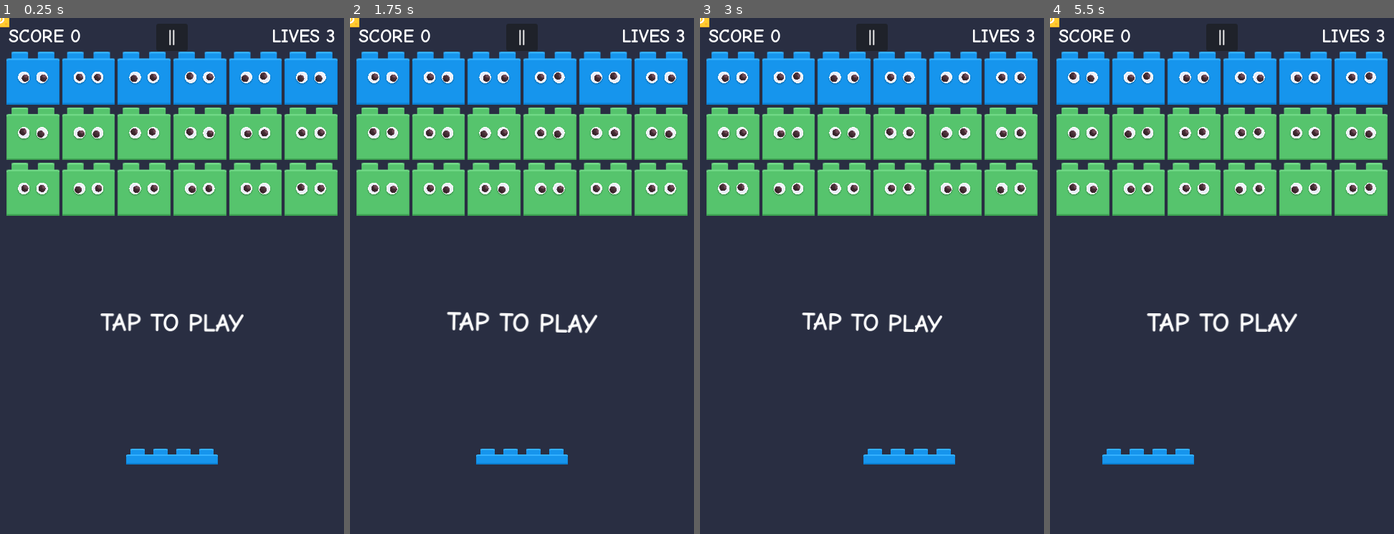
Above: before the commit, frames 1-4 (left to right).
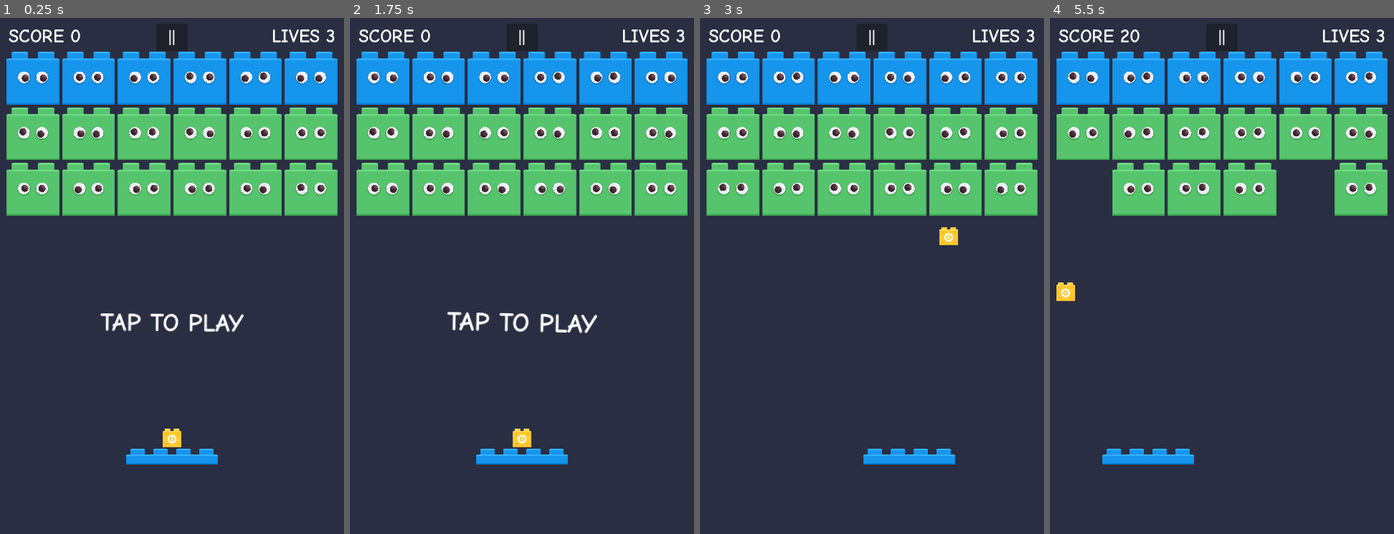
Above: after the commit, the same moments.

Repository: ZacharyEllison/games
Game: Godot game, scene res://scenes/main.tscn
The game is run twice, just before and just after one commit, with the same random seed, the same clock (stepped at 60 frames per second) and the same inputs.
Inputs (mouse positions are in pixels of both pictures, inside the frame that each line leads up to):
- Up to frame 1 (0.25 s): no input
- Up to frame 2 (1.75 s): click "||" at 0.5 s; click "Restart from Beginning" at 1.25 s
- Up to frame 3 (3 s): tap Enter at 2, 2.75 s; move the mouse to (947, 250) at 2.02 s; hold Right (move_right) 2.03-2.78 s; click (947, 250) at 2.1 s; move the mouse to (803, 301) at 2.77 s; hold Left (move_left) from 2.78 s (still down); click (803, 301) at 2.85 s
- Up to frame 4 (5.5 s): tap Enter at 3.5, 4.25, 5 s; move the mouse to (1256, 162) at 3.52 s; release Left (move_left) at 3.53 s; hold Right (move_right) 3.53-5.03 s; click (1256, 162) at 3.6 s; move the mouse to (1204, 379) at 4.27 s; click (1204, 379) at 4.35 s; move the mouse to (1325, 353) at 5.02 s; hold Left (move_left) from 5.03 s (still down); click (1325, 353) at 5.1 s

The runs differ from the first frame. In frame 1, 0.2% of the frame differs, in the area x 0-53%, y 0-84%; in frame 2, 0.3%; in frame 3, 0.8%; in frame 4, 4.0%, in the area x 0-82%, y 0-61%.
Error before the commit: Parse Error: Cannot infer the type of "paddle_bottom" variable because the value doesn't have a set type. (res://scenes/ball.gd:71)

Commit message:
fix(brickbreaker): use playfield wall colliders for edge bounces
Replace scripted inset wall clamping with StaticBody2D walls aligned to
the viewport so the ball bounces on the real screen edges.

Diff:
--- a/brickbreaker/scenes/ball.gd
+++ b/brickbreaker/scenes/ball.gd
@@ -58,17 +58,18 @@
 		if collider:
 			if collider.is_in_group("paddle"):
 				_handle_paddle_hit(collider, normal, approach_dir)
-			else:
+			elif collider.is_in_group("walls"):
 				direction = direction.bounce(normal).normalized()
-				if collider.has_method("on_hit"):
-					collider.on_hit()
-					_on_brick_contact()
-	_handle_walls()
+			elif collider.has_method("on_hit"):
+				direction = direction.bounce(normal).normalized()
+				collider.on_hit()
+				_on_brick_contact()
+	_check_bottom_out()
 
 func _handle_paddle_hit(collider: Node, _normal: Vector2, approach_dir: Vector2) -> void:
 	var half_h: float = collider.half_height() if collider.has_method("half_height") else 11.0
 	# Only when the ball has slipped under the paddle (not side or top hits).
-	var paddle_bottom := collider.global_position.y + half_h
+	var paddle_bottom: float = collider.global_position.y + half_h
 	var is_catch: bool = (
 		approach_dir.y > 0.0
 		and global_position.y >= paddle_bottom - radius * 0.5
@@ -98,16 +99,8 @@
 			kind = Kind.NORMAL
 			_apply_kind_visual()
 
-func _handle_walls() -> void:
-	if global_position.x < radius:
-		global_position.x = radius
-		direction.x = abs(direction.x)
-	elif global_position.x > screen.x - radius:
-		global_position.x = screen.x - radius
-		direction.x = -abs(direction.x)
-	if global_position.y < radius:
-		global_position.y = radius
-		direction.y = abs(direction.y)
+func _check_bottom_out() -> void:
+	screen = get_viewport_rect().size
 	if global_position.y > screen.y + radius * 4.0:
 		active = false
 		lost.emit()
--- a/brickbreaker/scenes/ball.tscn
+++ b/brickbreaker/scenes/ball.tscn
@@ -8,7 +8,7 @@
 
 [node name="Ball" type="CharacterBody2D"]
 collision_layer = 4
-collision_mask = 3
+collision_mask = 11
 script = ExtResource("1")
 
 [node name="Sprite2D" type="Sprite2D" parent="."]
--- a/brickbreaker/scenes/main.tscn
+++ b/brickbreaker/scenes/main.tscn
@@ -1,12 +1,16 @@
-[gd_scene load_steps=5 format=3]
+[gd_scene load_steps=6 format=3]
 
 [ext_resource type="Script" path="res://scenes/main.gd" id="1"]
 [ext_resource type="PackedScene" path="res://scenes/paddle.tscn" id="2"]
 [ext_resource type="PackedScene" path="res://scenes/brick_grid.tscn" id="4"]
 [ext_resource type="PackedScene" path="res://scenes/hud.tscn" id="5"]
+[ext_resource type="Script" path="res://scenes/playfield_walls.gd" id="6"]
 
 [node name="Main" type="Node2D"]
 script = ExtResource("1")
+
+[node name="PlayfieldWalls" type="Node2D" parent="."]
+script = ExtResource("6")
 
 [node name="Background" type="ColorRect" parent="."]
 z_index = -100
--- /dev/null
+++ b/brickbreaker/scenes/playfield_walls.gd
@@ -0,0 +1,41 @@
+extends Node2D
+
+const WALL_THICKNESS := 10.0
+const WALL_LAYER := 8
+
+func _ready() -> void:
+	_rebuild_walls()
+
+func _rebuild_walls() -> void:
+	for child in get_children():
+		child.queue_free()
+	var size := get_viewport_rect().size
+	_add_wall(
+		"Left",
+		Vector2(-WALL_THICKNESS * 0.5, size.y * 0.5),
+		Vector2(WALL_THICKNESS, size.y + WALL_THICKNESS * 2.0)
+	)
+	_add_wall(
+		"Right",
+		Vector2(size.x + WALL_THICKNESS * 0.5, size.y * 0.5),
+		Vector2(WALL_THICKNESS, size.y + WALL_THICKNESS * 2.0)
+	)
+	_add_wall(
+		"Top",
+		Vector2(size.x * 0.5, -WALL_THICKNESS * 0.5),
+		Vector2(size.x + WALL_THICKNESS * 2.0, WALL_THICKNESS)
+	)
+
+func _add_wall(wall_name: String, pos: Vector2, rect_size: Vector2) -> void:
+	var wall := StaticBody2D.new()
+	wall.name = wall_name
+	wall.position = pos
+	wall.collision_layer = WALL_LAYER
+	wall.collision_mask = 0
+	wall.add_to_group("walls")
+	var shape_node := CollisionShape2D.new()
+	var rect := RectangleShape2D.new()
+	rect.size = rect_size
+	shape_node.shape = rect
+	wall.add_child(shape_node)
+	add_child(wall)
